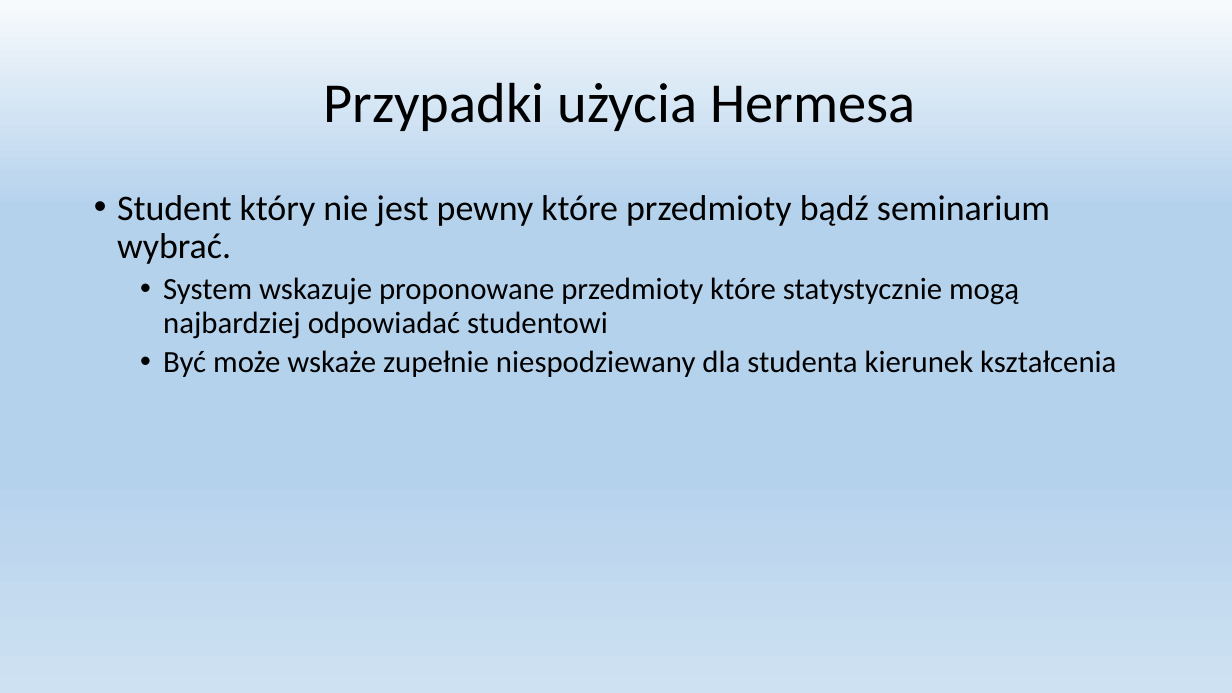
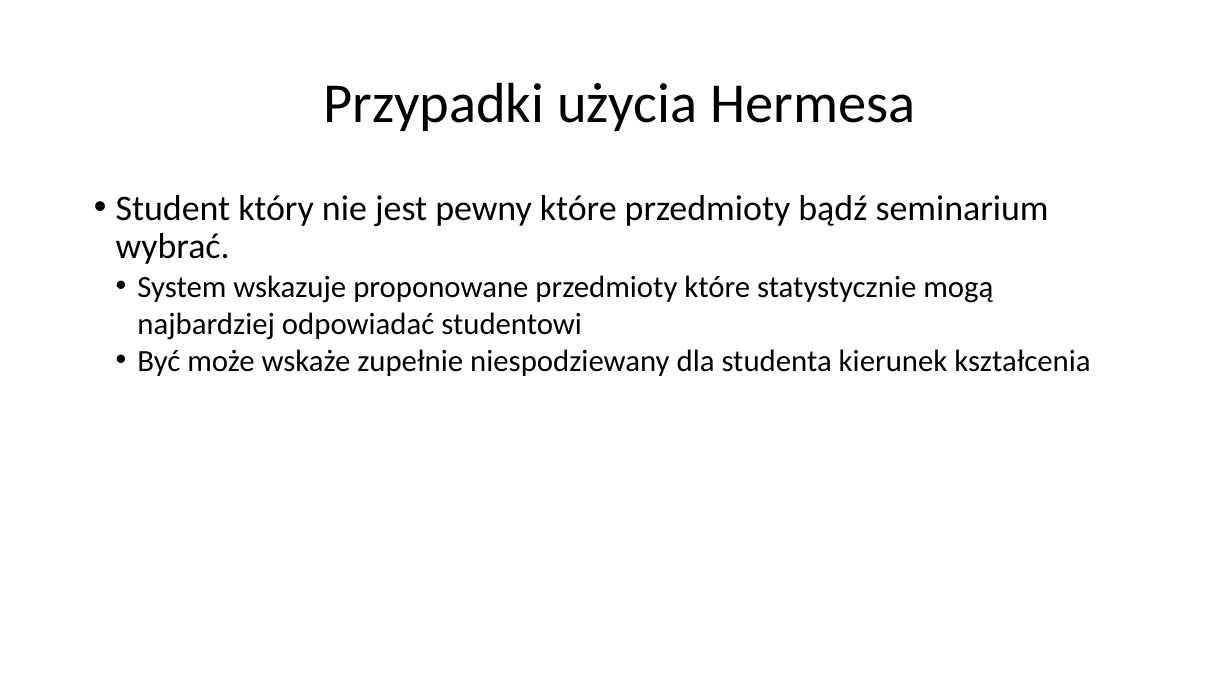
Before and after one commit to ZPP-Hermes/ZPP-pracalic, a slide deck: slide 5 of prezentacja/Hermes.pptx. Drawn at 1232x693 pixels with LibreOffice and Linux fonts; fonts in the diff are those of the drawing. Boxes give left, top, right and bottom in pixels: in the first picture for what was removed or moved away, otherwise in the second. Text is boxed around its words. In the diff, an @@ line names an element or a change of style, - is before the commit and + after.

```diff
--- a/prezentacja/Hermes.pptx
+++ b/prezentacja/Hermes.pptx
@@ background gradient #F7FAFD to #B5D2EC to #CEE1F2 to #FFFFFF @@
@@ text "Student który nie jest pewny ..." at (116,195,1090,376): indent changed; less space between paragraphs; line spacing 0.9 to 1 @@
```
Also in this commit, not shown: 6 other slides changed, 4 slides added, 3 slides removed, 3 other files.
